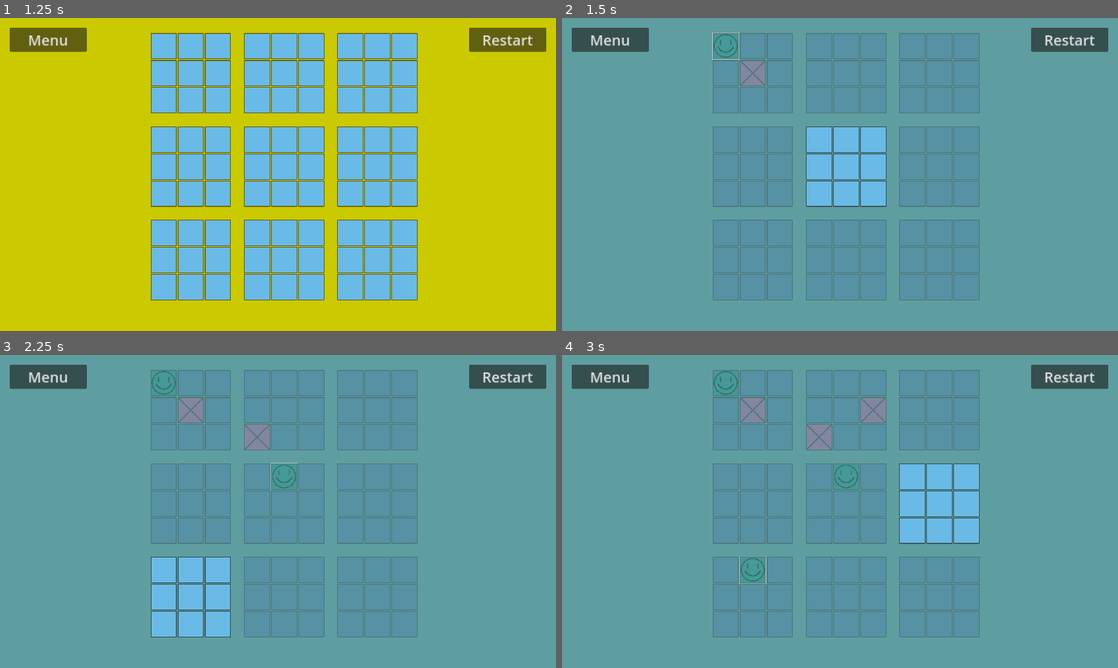
Above: before the commit, frames 1-4 (two rows, left to right).
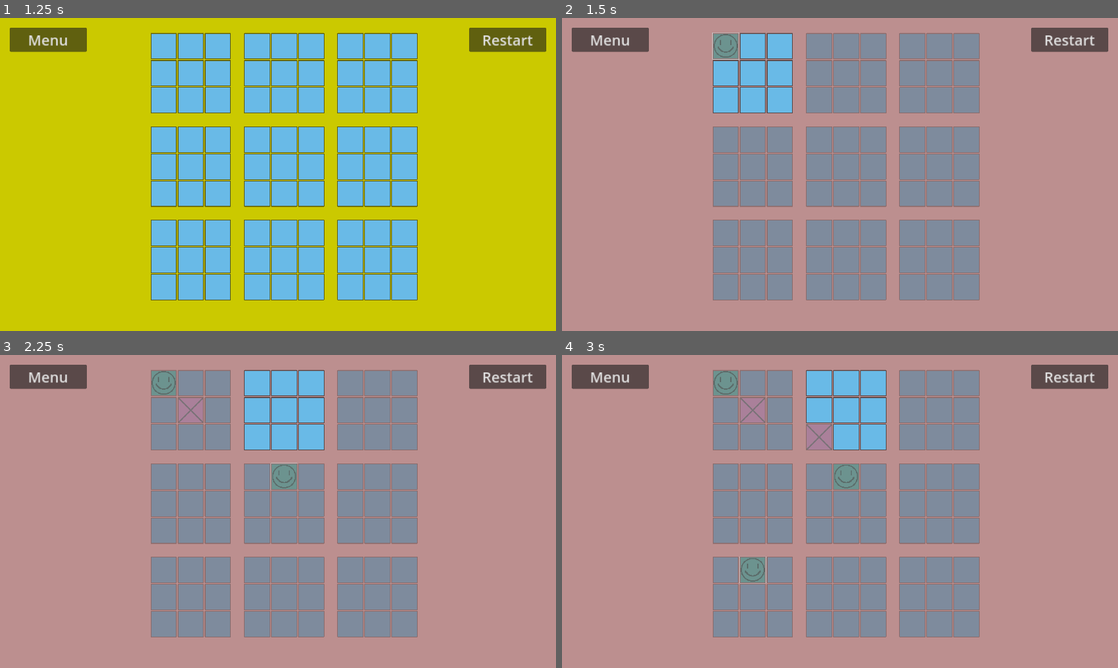
Above: after the commit, the same moments.

Repository: Flocondeglace/Morpiony
Game: Godot game, scene res://Scene/main.tscn
Two runs of this game, one before a commit and one after it. Both use one fixed random seed, a clock stepped at 60 frames per second and the inputs below.
Inputs (mouse positions are in pixels of both pictures, inside the frame that each line leads up to):
- Up to frame 1 (1.25 s): click "Start" at 0.5 s
- Up to frame 2 (1.5 s): click (723, 46) at 1.27 s
- Up to frame 3 (2.25 s): click (283, 477) at 2.02 s
- Up to frame 4 (3 s): click (751, 570) at 2.77 s

Frame 1 is identical in both runs. In frame 2, 100% of the frame differs, in the area x 0-100%, y 0-100%; in frame 3, 100%; in frame 4, 100%.

Commit message:
timer computer

Diff:
--- a/Scene/Computer.gd
+++ b/Scene/Computer.gd
@@ -18,7 +18,7 @@
 		choix = play_next_to(hasneighbour)
 		if choix == null:
 			choix = play_random(dispo)
-	click(choix)
+	click(numPlayer,choix)
 
 
 func play_random(dispo):
@@ -27,7 +27,8 @@
 func play_random_list(dispo):
 	return dispo.pick_random()
 
-func click(case):
+func click(numPlayer,case):
+	case.set_piece(numPlayer)
 	case.emit_signal("pressed")
 
 # Prends en entrée la liste des cases dispo à côté desquelles il y a une case de rempli gagnante
--- a/Scene/main.gd
+++ b/Scene/main.gd
@@ -26,6 +26,7 @@
 			var minimorp = minimorp_temp.instantiate()
 			#minimorp.get_child(1).num = compteur
 			minimorp.num = compteur
+			minimorp.nbHuman = humanPlayer
 			#morp[i].append(minimorp.get_child(1))
 			morp.append(minimorp)
 			$BigMorpion.add_child(minimorp)
@@ -52,11 +53,20 @@
 	player_turn = 1 + player_turn%2
 
 func computer_play():
+	var liste = []
+	for mini in morpdispo:
+		liste.append(mini.cdispo)
+	var choice = $Computer.play(player_turn,morp,liste,morpdispo)
+
+func computer_thinking():
 	if (humanPlayer == 1 && player_turn == 2):
-		var liste = []
-		for mini in morpdispo:
-			liste.append(mini.cdispo)
-		var choice = $Computer.play(player_turn,morp,liste,morpdispo)
+		var think_timer = Timer.new()
+		add_child(think_timer)
+		think_timer.start(0.5)
+		await think_timer.timeout
+		think_timer.queue_free()
+		computer_play()
+
 
 func _on_mini_morpion_minimorpion_played(played,pos):
 	var morp_played = morp[played]
@@ -82,7 +92,8 @@
 	elif (check_winner_big(2)):
 		game_finished(2)
 	else:
-		computer_play()
+		computer_thinking()
+		#computer_play()
 
 func change_color():
 	$ColorRect.color = couleur[player_turn - 1]
--- a/Scene/mini_morpion.gd
+++ b/Scene/mini_morpion.gd
@@ -13,6 +13,7 @@
 
 var num
 var current_player
+var nbHuman
 var beffect = false
 
 # Called when the node enters the scene tree for the first time.
--- a/Script/Case.gd
+++ b/Script/Case.gd
@@ -17,7 +17,7 @@
 	win = 0
 	set_button_icon(case[0])
 
-func set_piece(numPlayer,pos):
+func set_piece(numPlayer):
 	set_button_icon(case[numPlayer])
 	win = numPlayer
 	has_play.emit(pos)
@@ -25,5 +25,7 @@
 
 func _on_pressed():
 	#set_piece(get_parent().get_parent().get_parent().get_parent().player_turn)
-
-	set_piece(get_parent().current_player,pos)
+	var player = get_parent().current_player
+	var nbHuman = get_parent().nbHuman
+	if (nbHuman == 2 || player == 1):
+		set_piece(get_parent().current_player)
